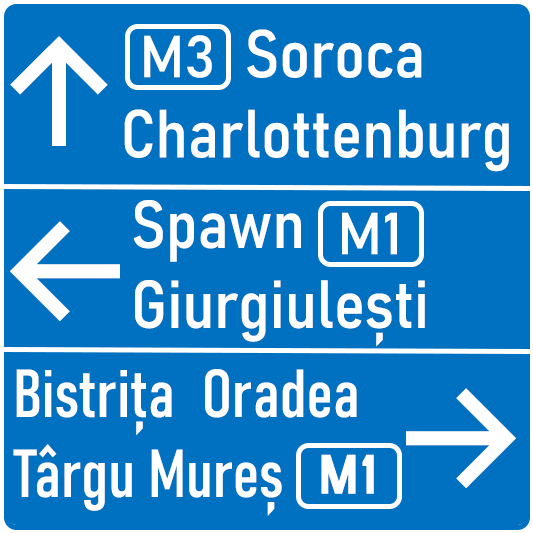
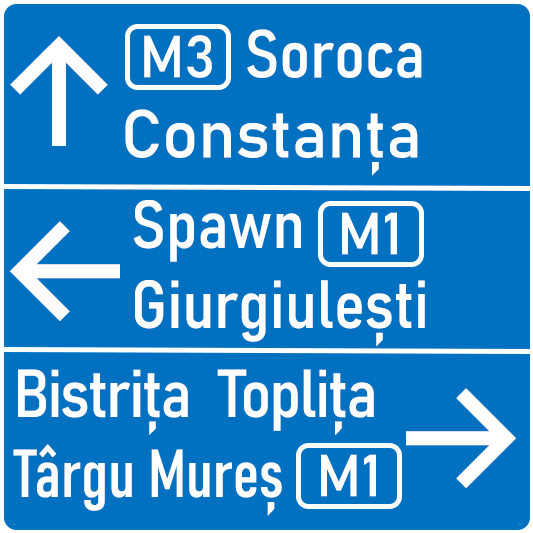
Revision of a layered (533, 533) image; what changed, layer by layer:
renamed "Bistrița Oradea Târgu Mureș" to "Bistrița Toplița Târgu Mureș", painted on it over [16, 369, 374, 497]
painted on "M1" (2nd of 2) over [321, 454, 376, 497]
renamed "Soroca Charlottenburg" to "Soroca Constanța", painted on it over [124, 109, 509, 176]
